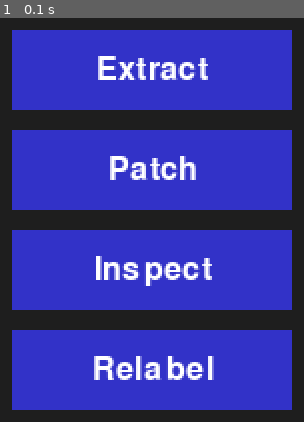
Above: before the commit, frame 1.
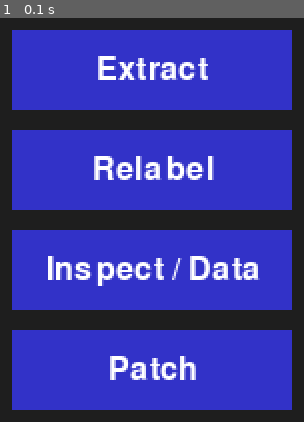
Above: after the commit, the same moment.

Repository: HoraceAndTheSpider/Bloodwych-68k
Game: pygame game, started from main.py
Same seed, same stepped clock (60 frames per second), same inputs: the game is played once before the commit and once after it.
Inputs:
- Up to frame 1 (0.1 s): no input

The runs differ from the first frame. In frame 1, 5.6% of the frame differs, in the area x 15-86%, y 34-90%.

Commit message:
Order GUI actions by data workflow

Diff:
--- a/main.py
+++ b/main.py
@@ -19,7 +19,13 @@
 from tools.tool_relabel import relabel_segments
 
 
-GUI_COMMANDS = ("extract", "patch", "inspect", "relabel")
+GUI_COMMANDS = ("extract", "relabel", "inspect", "patch")
+GUI_LABELS = {
+    "extract": "Extract",
+    "relabel": "Relabel",
+    "inspect": "Inspect / Data",
+    "patch": "Patch",
+}
 
 
 def launch_gui() -> str | None:
@@ -60,7 +66,7 @@
             for rectangle, command in buttons:
                 colour = (80, 80, 240) if rectangle.collidepoint(mouse_position) else (50, 50, 200)
                 pygame.draw.rect(surface, colour, rectangle)
-                label = font.render(command.capitalize(), True, (255, 255, 255))
+                label = font.render(GUI_LABELS[command], True, (255, 255, 255))
                 surface.blit(label, label.get_rect(center=rectangle.center))
             pygame.display.flip()
 
--- a/tests/test_project_structure.py
+++ b/tests/test_project_structure.py
@@ -19,6 +19,13 @@
 
 
 class ProjectStructureTests(unittest.TestCase):
+    def test_gui_commands_follow_the_source_generation_workflow(self) -> None:
+        self.assertEqual(
+            main.GUI_COMMANDS,
+            ("extract", "relabel", "inspect", "patch"),
+        )
+        self.assertEqual(main.GUI_LABELS["inspect"], "Inspect / Data")
+
     def test_bare_main_launch_uses_gui_command(self) -> None:
         with (
             patch("sys.argv", ["main.py"]),
